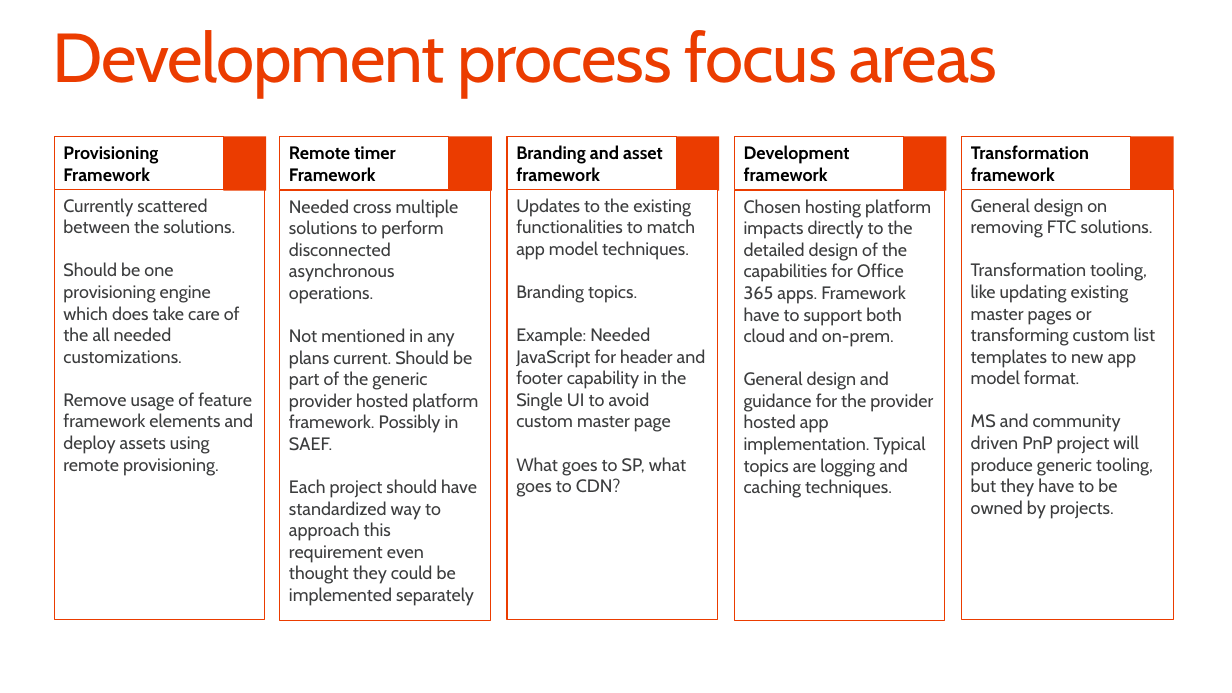
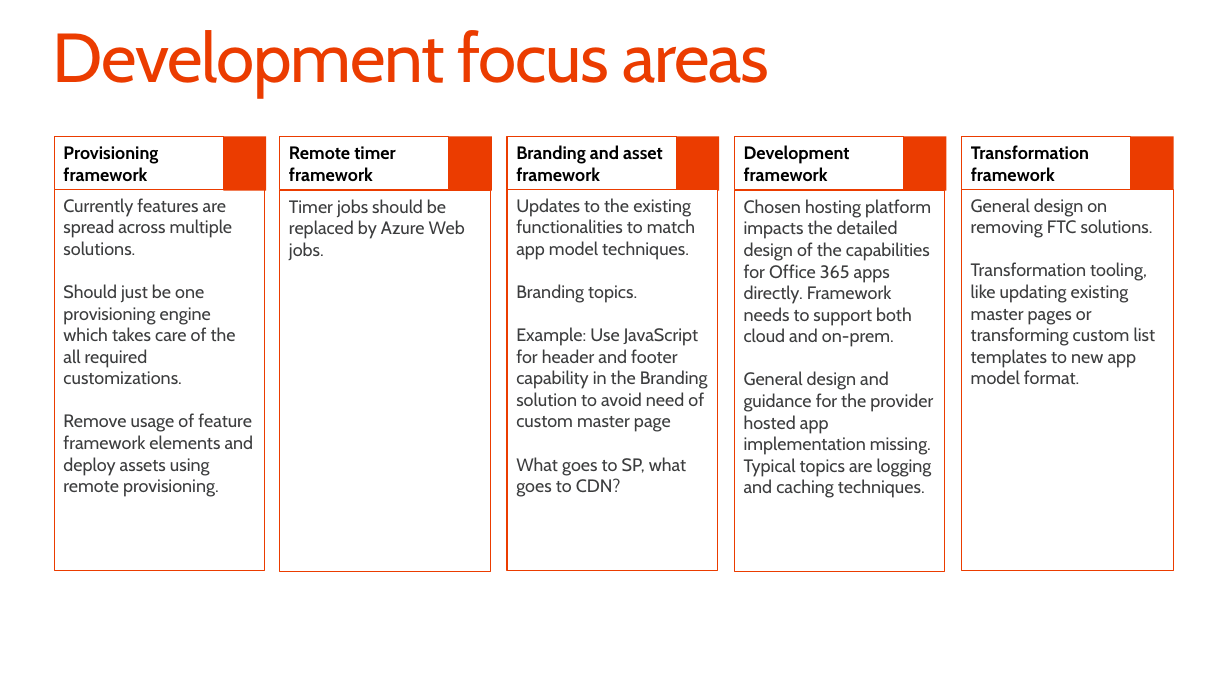
Before and after one commit to SharePoint/PnP-Guidance, a slide deck: slide 21 of PnP Transformation Process/Samples/PnP Transformation - Solution Design Report - Contoso.pptx. Drawn at 1232x693 pixels with LibreOffice and Linux fonts; fonts in the diff are those of the drawing; background and template pictures are left out. Boxes give left, top, right and bottom in pixels: in the first picture for what was removed or moved away, otherwise in the second. Text is boxed around its words. In the diff, an @@ line names an element or a change of style, - is before the commit and + after.

```diff
--- a/PnP Transformation Process/Samples/PnP Transformation - Solution Design Report - Contoso.pptx
+++ b/PnP Transformation Process/Samples/PnP Transformation - Solution Design Report - Contoso.pptx
@@ title at [52,30,769,98]: text changed @@
-Development process focus areas
+Development focus areas
@@ text in rectangle at [63,146,158,182]: text changed @@
-Provisioning Framework
+Provisioning framework
@@ text in rectangle at [289,146,396,181]: text changed @@
-Remote timer Framework
+Remote timer framework
@@ rectangle "Currently features are spread across ...": place and size @@
-rectangle "Currently features are spread across ..." at [55,189,265,619]
+rectangle "Currently features are spread across ..." at [55,189,265,570]
@@ text in rectangle at [63,198,236,384]: text changed @@
-Currently scattered between the solutions.
-Should be one provisioning engine which does take care of the all needed customizations.
+Currently features are spread across multiple solutions.
+Should just be one provisioning engine which takes care of the all required customizations.
@@ rectangle "Timer jobs should be replaced ...": place and size @@
-rectangle "Timer jobs should be replaced ..." at [280,190,491,620]
+rectangle "Timer jobs should be replaced ..." at [280,190,491,571]
@@ text in rectangle at [289,199,465,260]: text changed @@
-Needed cross multiple solutions to perform disconnected asynchronous operations.
-Not mentioned in any plans current. Should be part of the generic provider hosted platform framework. Possibly in SAEF.
-Each project should have standardized way to approach this requirement even thought they could be implemented separately
+Timer jobs should be replaced by Azure Web jobs.
@@ rectangle "Updates to the existing functionalities ...": place and size @@
-rectangle "Updates to the existing functionalities ..." at [507,189,718,619]
+rectangle "Updates to the existing functionalities ..." at [507,189,718,570]
@@ rectangle "Chosen hosting platform impacts the ...": place and size @@
-rectangle "Chosen hosting platform impacts the ..." at [734,190,945,620]
+rectangle "Chosen hosting platform impacts the ..." at [734,190,945,571]
@@ text in rectangle at [744,199,933,498]: text changed @@
-Chosen hosting platform impacts directly to the detailed design of the capabilities for Office 365 apps. Framework have to support both cloud and on-prem.
-General design and guidance for the provider hosted app implementation. Typical topics are logging and caching techniques.
+Chosen hosting platform impacts the detailed design of the capabilities for Office 365 apps directly. Framework needs to support both cloud and on-prem.
+General design and guidance for the provider hosted app implementation missing. Typical topics are logging and caching techniques.
@@ rectangle "General design on removing FTC ...": place and size @@
-rectangle "General design on removing FTC ..." at [961,189,1173,619]
+rectangle "General design on removing FTC ..." at [961,189,1173,570]
@@ text in rectangle at [516,327,708,432]: text changed @@
-Example: Needed JavaScript for header and footer capability in the Single UI to avoid custom master page
+Example: Use JavaScript for header and footer capability in the Branding solution to avoid need of custom master page
@@ text in rectangle at [971,413,1153,519]: paragraph removed @@
-MS and community driven PnP project will produce generic tooling, but they have to be owned by projects.
```
Also in this commit, not shown: 7 other slides changed, 5 other files.
